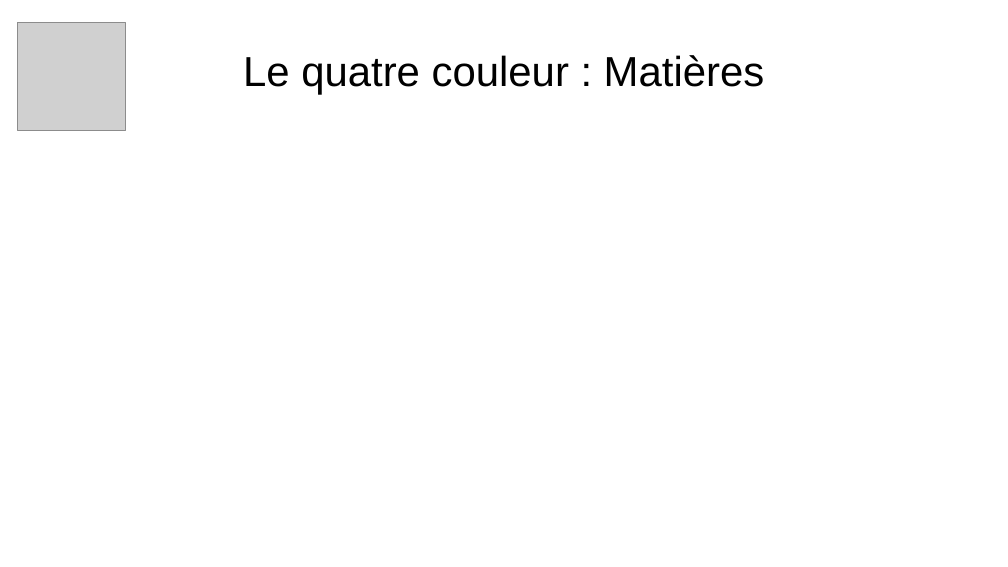
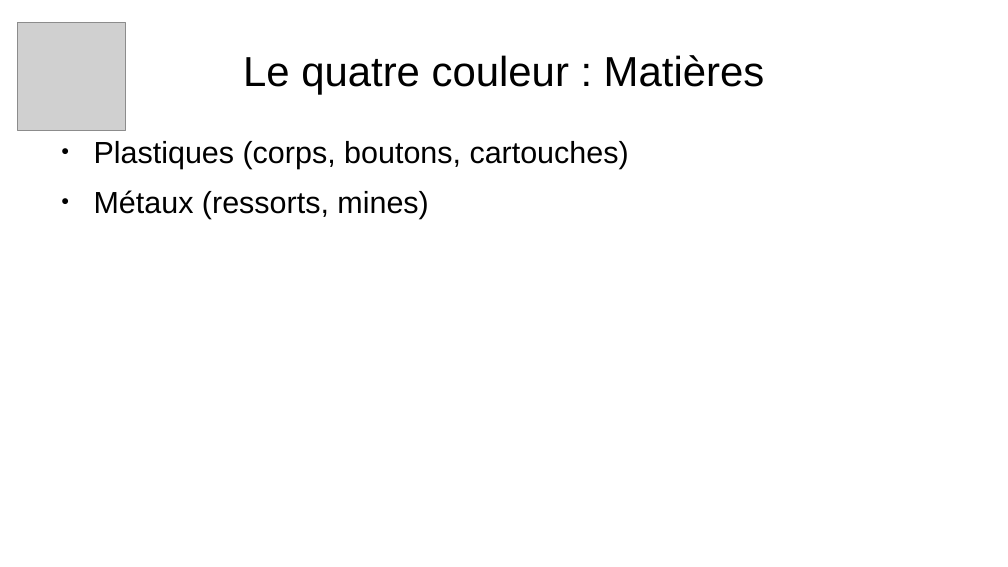
Before and after one commit to Merliin42/Cours-Techno, a slide deck: slide 8 of Introduction/Correction Activité.odp. Drawn at 1008x567 pixels with LibreOffice and Linux fonts; fonts in the diff are those of the drawing; grey boxes stand for pictures; background and template pictures are left out. Boxes give left, top, right and bottom in pixels: in the first picture for what was removed or moved away, otherwise in the second. Text is boxed around its words. In the diff, an @@ line names an element or a change of style, - is before the commit and + after.

```diff
--- a/Introduction/Correction Activité.odp
+++ b/Introduction/Correction Activité.odp
@@ text added at (94,141,629,219), 24 pt, text #000000 @@
+● Plastiques (corps, boutons, cartouches)
+● Métaux (ressorts, mines)
```
Also in this commit, not shown: 19 other slides changed, 4 other files.
